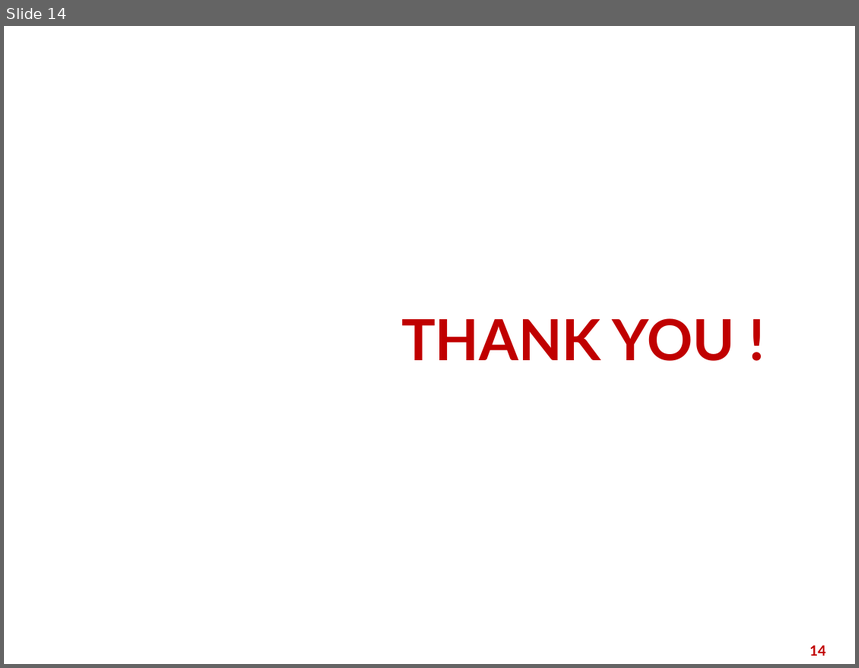
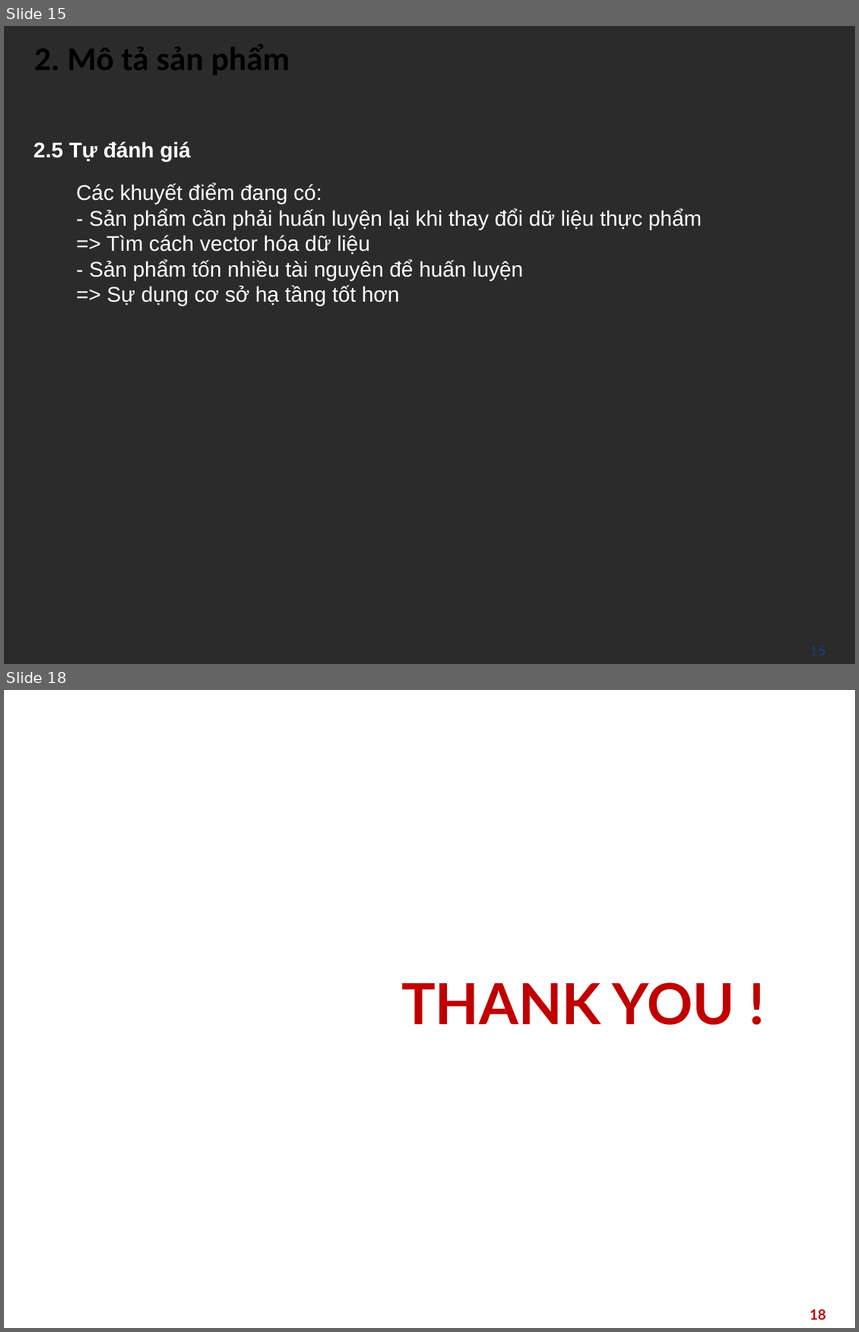
Before and after one commit to zVNoob/meal_suggestion, a slide deck: slides.odp. Shown one above the other, each under a label of ours: slide 14 before the commit, slides 15 and 18 after it; the slides between them are not shown. The pictures are 859x668 and 859x1332 pixels, drawn with LibreOffice and Linux fonts; fonts in the diff are those of the drawing; background and template pictures are left out; a plain dark background stands for a picture behind light text. Boxes give left, top, right and bottom in pixels: in the first picture for what was removed or moved away, otherwise in the second. Text is boxed around its words. In the diff, an @@ line names an element or a change of style, - is before the commit and + after.

```diff
--- a/slides.odp
+++ b/slides.odp
@@ slide 15 added at box(4, 26, 855, 664), background picture (left out) @@
@@ title added at box(34, 44, 291, 75), 28 pt, text #000000, bold @@
+2. Mô tả sản phẩm
@@ text added at box(34, 142, 190, 161), 18 pt, text #FFFFFF, bold @@
+2.5 Tự đánh giá
@@ text added at box(76, 183, 702, 306), 18 pt, text #FFFFFF @@
+Các khuyết điểm đang có:
+- Sản phẩm cần phải huấn luyện lại khi thay đổi dữ liệu thực phẩm
+=> Tìm cách vector hóa dữ liệu
+- Sản phẩm tốn nhiều tài nguyên để huấn luyện
+=> Sự dụng cơ sở hạ tầng tốt hơn
@@ page number added at box(643, 638, 835, 664), 12 pt, text #203864, bold @@
+15
@@ what was slide 14 is now slide 18 @@
@@ page number at box(810, 1309, 826, 1320): text changed @@
-14
+18
```
Also in this commit, not shown: 2 slides changed, 6 other slides added, 3 slides removed, 1 other file.
